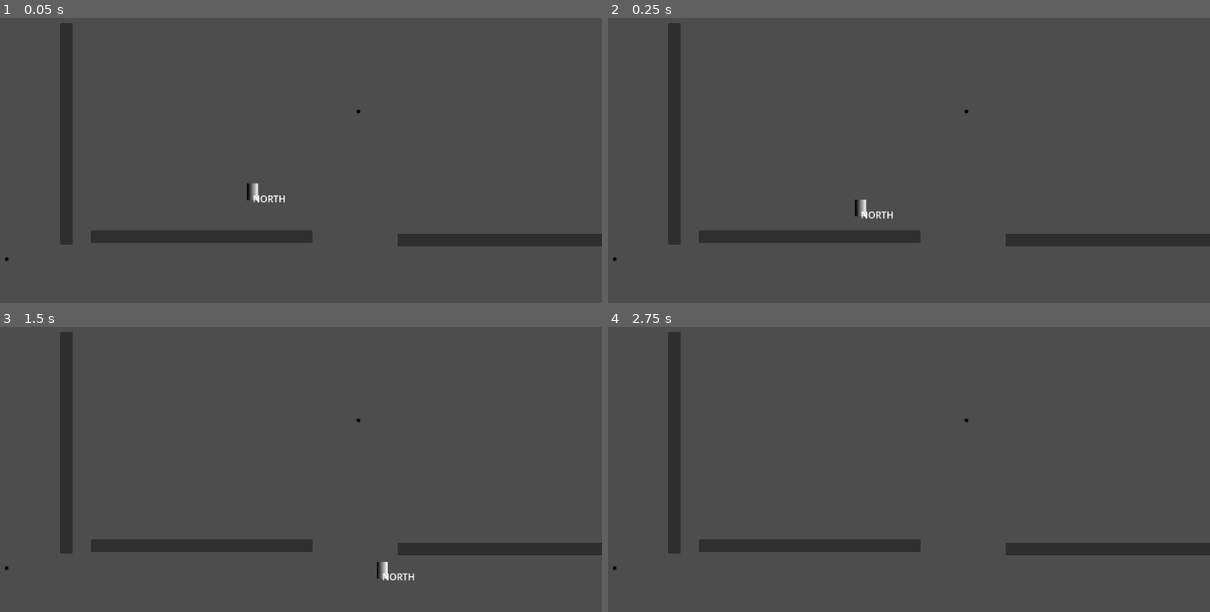
Above: before the commit, frames 1-4 (two rows, left to right).
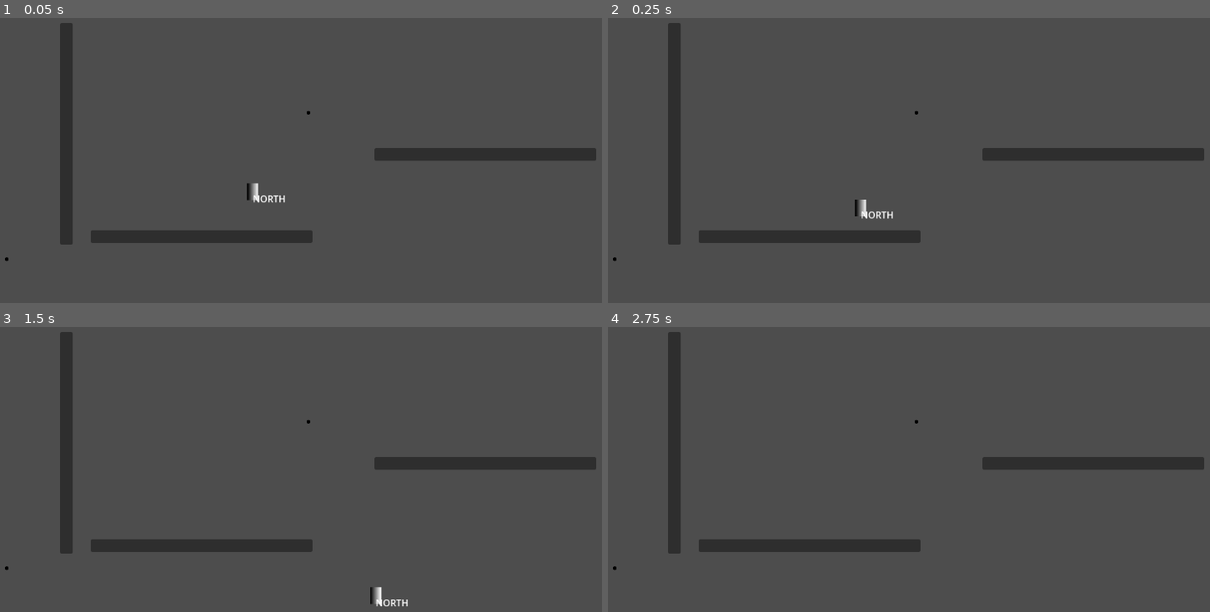
Above: after the commit, the same moments.

Repository: RichardMJaks/gamecamp-2025
Game: Godot game, scene res://debug.tscn
Two runs of this game, one before a commit and one after it. Both use one fixed random seed, a clock stepped at 60 frames per second and the inputs below.
Inputs (mouse positions are in pixels of both pictures, inside the frame that each line leads up to):
- Up to frame 1 (0.05 s): no input
- Up to frame 2 (0.25 s): no input
- Up to frame 3 (1.5 s): move the mouse to (415, 415) at 0.52 s; hold D (m_right) 0.53-1.28 s; click (415, 415) at 0.6 s; tap Space (m_jump) at 0.77 s; move the mouse to (132, 452) at 1.27 s; hold S (m_down) from 1.28 s (still down); click (132, 452) at 1.35 s
- Up to frame 4 (2.75 s): tap Space (m_jump) at 1.52 s; tap Enter at 2 s; move the mouse to (945, 352) at 2.02 s; release S (m_down) at 2.03 s; hold D (m_right) from 2.03 s (still down); click (945, 352) at 2.1 s

The runs differ from the first frame. In frame 1, 3.1% of the frame differs, in the area x 50-100%, y 32-81%; in frame 2, 3.1%; in frame 3, 3.4%, in the area x 50-100%, y 32-98%; in frame 4, 3.1%.

Commit message:
fixed movement

Diff:
--- a/debug.tscn
+++ b/debug.tscn
@@ -25,7 +25,7 @@
 [node name="debug" type="Node2D"]
 
 [node name="StaticBody2D2" type="StaticBody2D" parent="."]
-position = Vector2(990, 521)
+position = Vector2(950, 373)
 
 [node name="CollisionShape2D" type="CollisionShape2D" parent="StaticBody2D2"]
 shape = SubResource("RectangleShape2D_110fs")
@@ -58,7 +58,7 @@
 jump_height = 83.355
 
 [node name="Magnet2" type="Node2D" parent="."]
-position = Vector2(731.345, 299.79)
+position = Vector2(645, 302)
 script = ExtResource("2_rdi1l")
 pole = -1
 radius = 125.41
--- a/magnet/magnet.gd
+++ b/magnet/magnet.gd
@@ -22,7 +22,7 @@
 	vector = vector.normalized()
 	var force: float = strength * player.get_gravity().y
 	var velocity: Vector2 = dir * vector * force
-	var damping: float = 1 - velocity.normalized().dot(player.velocity.normalized())
+	var damping: float = 1 - velocity.normalized().dot(player.velocity.normalized()) * (dir * -1)
 	player.velocity += velocity * delta * (1 - damping * GlobalVars.magnet_damping)
 	print(damping)
 
--- a/player/player_controller.gd
+++ b/player/player_controller.gd
@@ -43,15 +43,18 @@
 	if not is_on_floor():
 		velocity.y += get_gravity().y * delta
 
-	if not dir and not being_attracted:
+	if dir.x and abs(velocity.x) < speed:
+		velocity.x += dir.x * acceleration * delta
+
+	if not being_attracted and is_on_floor() and (dir.x == 0 or sign(dir.x) != sign(velocity.x)):
+		print("Clamping")
+		velocity.x = min(abs(velocity.x), abs(speed)) * sign(velocity.x)
+
+	if (dir.x == 0 or sign(dir.x) != sign(velocity.x)) and not being_attracted:
 		velocity.x = move_toward(velocity.x, 0, deceleration * delta)
 		return
 
-	if dir and abs(velocity.x) < speed:
-		velocity.x += dir.x * acceleration * delta
 
-	if not being_attracted and is_on_floor():
-		velocity.x = min(abs(velocity.x), abs(speed)) * sign(velocity.x)
 
 
 
